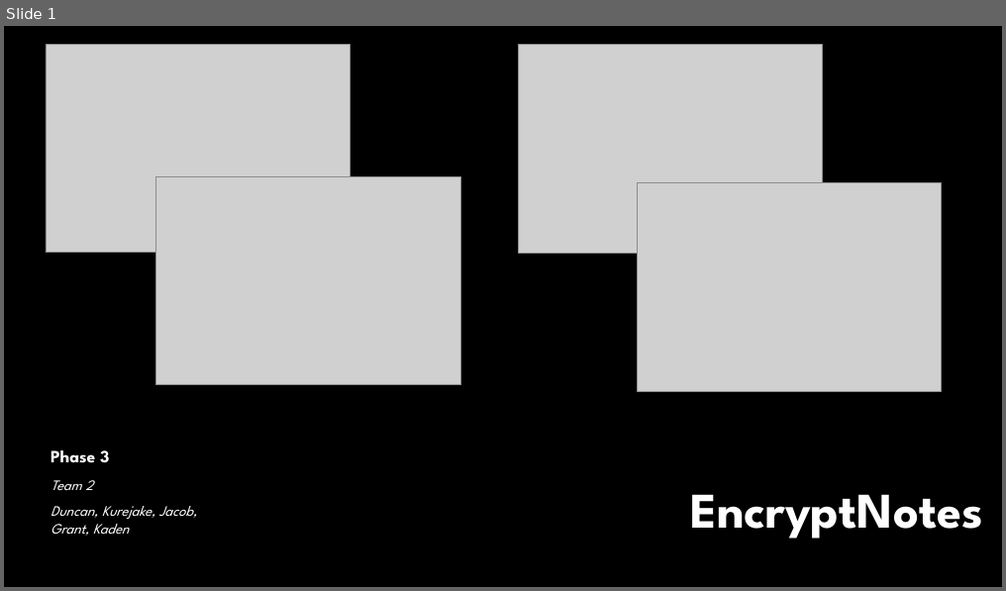
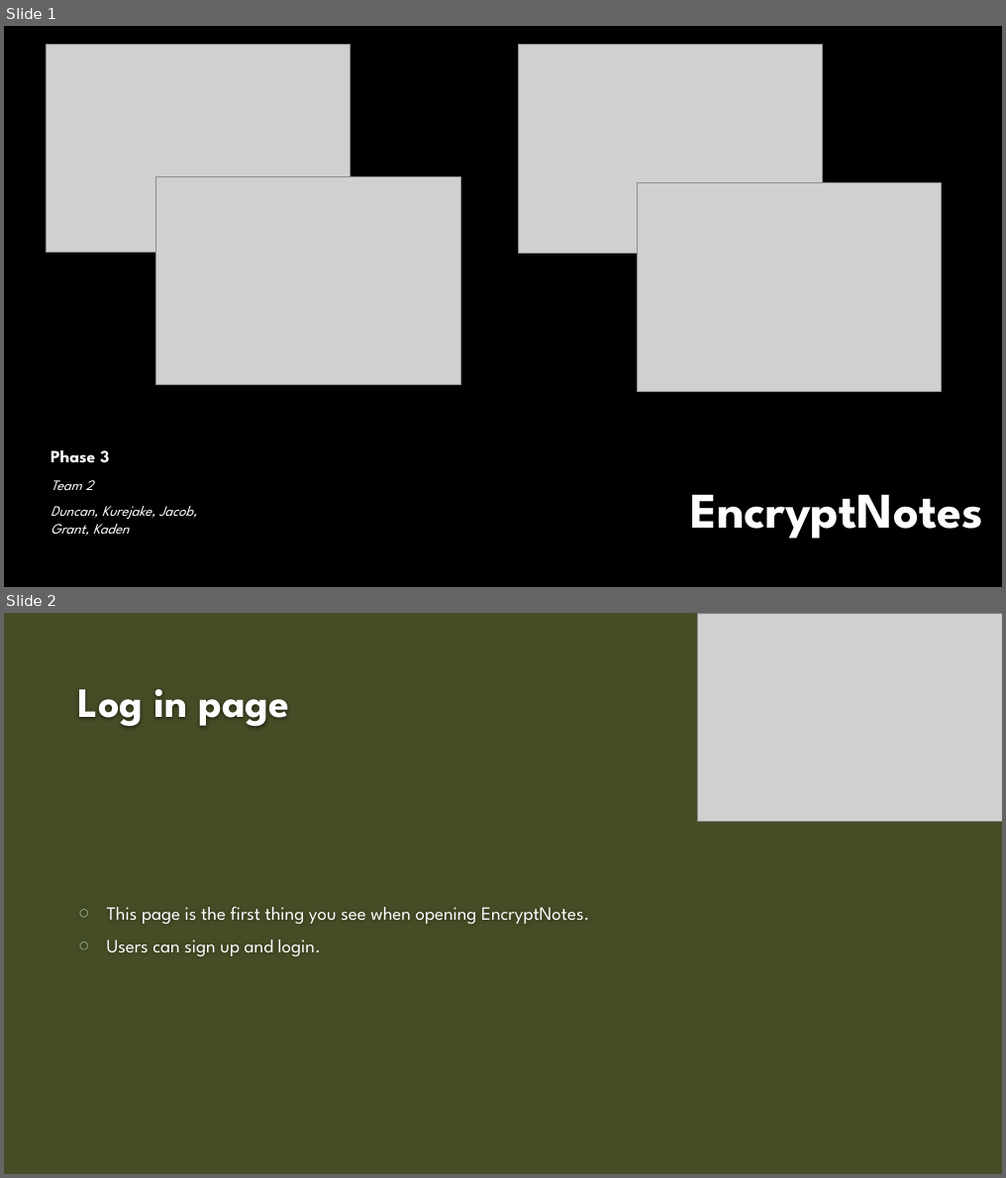
Before and after one commit to Dwaddle26/EncryptNotes, a slide deck: Phase 3 Documentation/Team_2_Presentation_3.pptx. Shown one above the other, each under a label of ours: slide 1 before the commit, slides 1 and 2 after it. The pictures are 1006x591 and 1006x1178 pixels, drawn with LibreOffice and Linux fonts; fonts in the diff are those of the drawing; grey boxes stand for pictures; background and template pictures are left out. Boxes give left, top, right and bottom in pixels: in the first picture for what was removed or moved away, otherwise in the second. Text is boxed around its words. In the diff, an @@ line names an element or a change of style, - is before the commit and + after.

Commit message:
Update Team_2_Presentation_3.pptx
Named some slides and added some text for the log in page slide.

```diff
--- a/Phase 3 Documentation/Team_2_Presentation_3.pptx
+++ b/Phase 3 Documentation/Team_2_Presentation_3.pptx
@@ slide 2 added at (4, 613, 1002, 1174), background #444D26 @@
@@ picture added at (697, 613, 1002, 821) @@
@@ title added at (78, 689, 289, 726), 40 pt, text #FEFEFE, bold @@
+Log in page
@@ text added at (107, 907, 589, 957), 18 pt, text #FFFFFF @@
+○ This page is the first thing you see when opening EncryptNotes.
+○ Users can sign up and login.
```
Also in this commit, not shown: 1 other slide added, 2 slides removed.
